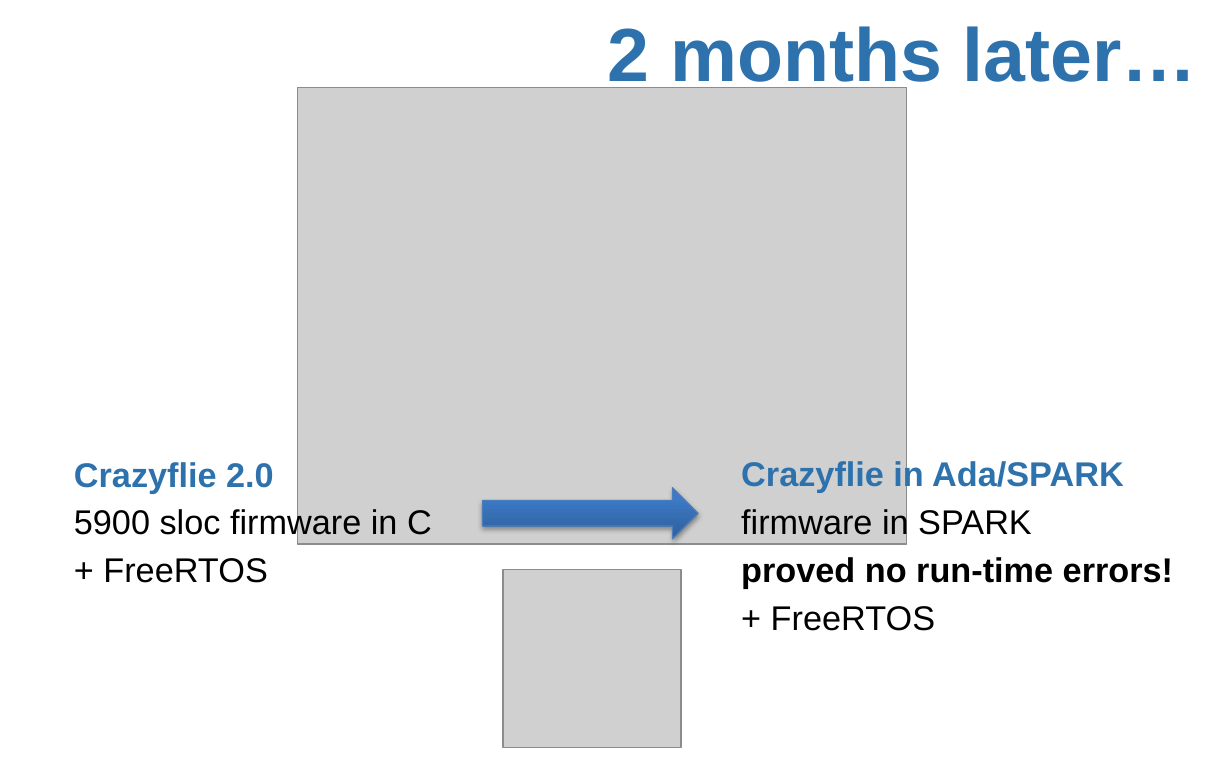
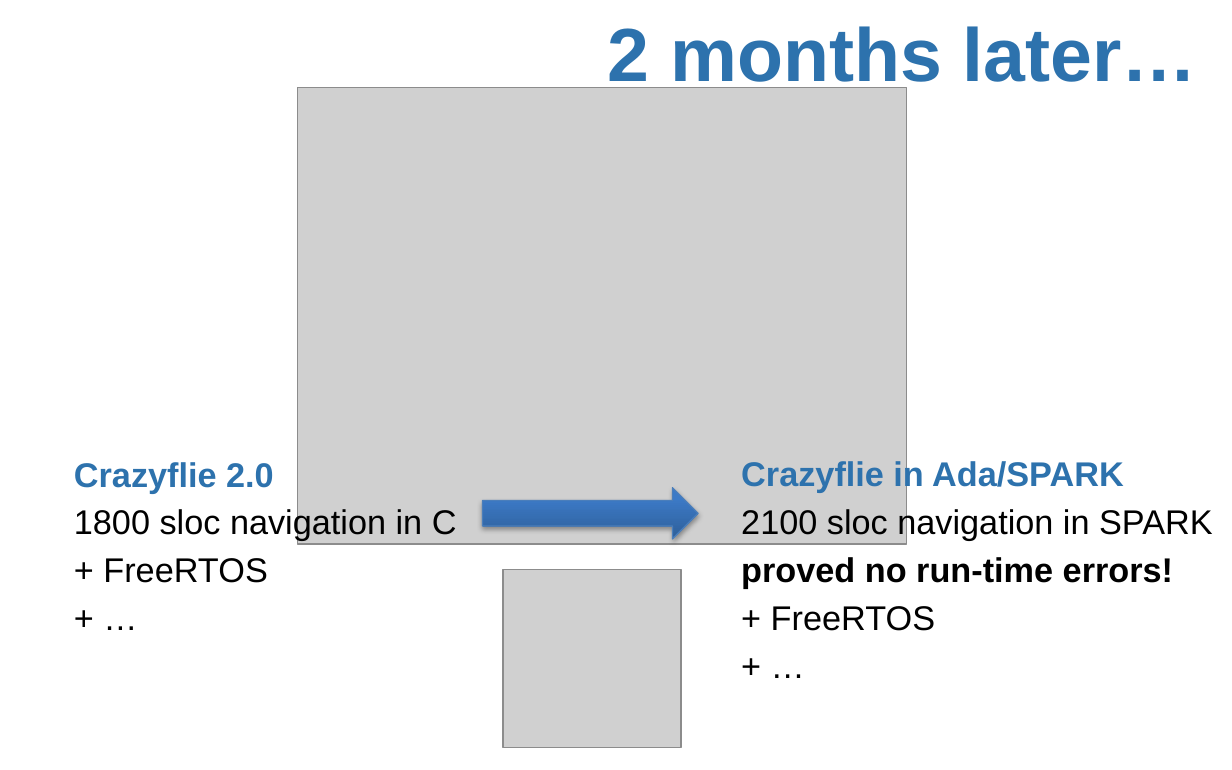
Before and after one commit to AdaCore/spark2014, a slide deck: slide 4 of slides/AdaCore_Tech_Days_2015/AdaCore Tech Days SPARK 2014.pptx. Drawn at 1232x770 pixels with LibreOffice and Linux fonts; fonts in the diff are those of the drawing; grey boxes stand for pictures; background and template pictures are left out. Boxes give left, top, right and bottom in pixels: in the first picture for what was removed or moved away, otherwise in the second. Text is boxed around its words. In the diff, an @@ line names an element or a change of style, - is before the commit and + after.

```diff
--- a/slides/AdaCore_Tech_Days_2015/AdaCore Tech Days SPARK 2014.pptx
+++ b/slides/AdaCore_Tech_Days_2015/AdaCore Tech Days SPARK 2014.pptx
@@ text at (x1=74, y1=462, x2=457, y2=583): paragraph added @@
++ …
@@ text at (x1=741, y1=459, x2=1213, y2=631): paragraph added @@
++ …
@@ text at (x1=74, y1=507, x2=457, y2=541): text changed @@
-5900 sloc firmware in C
+1800 sloc navigation in C
@@ text at (x1=741, y1=507, x2=1213, y2=541): text changed @@
-firmware in SPARK
+2100 sloc navigation in SPARK
```
Also in this commit, not shown: 2 other slides changed.
